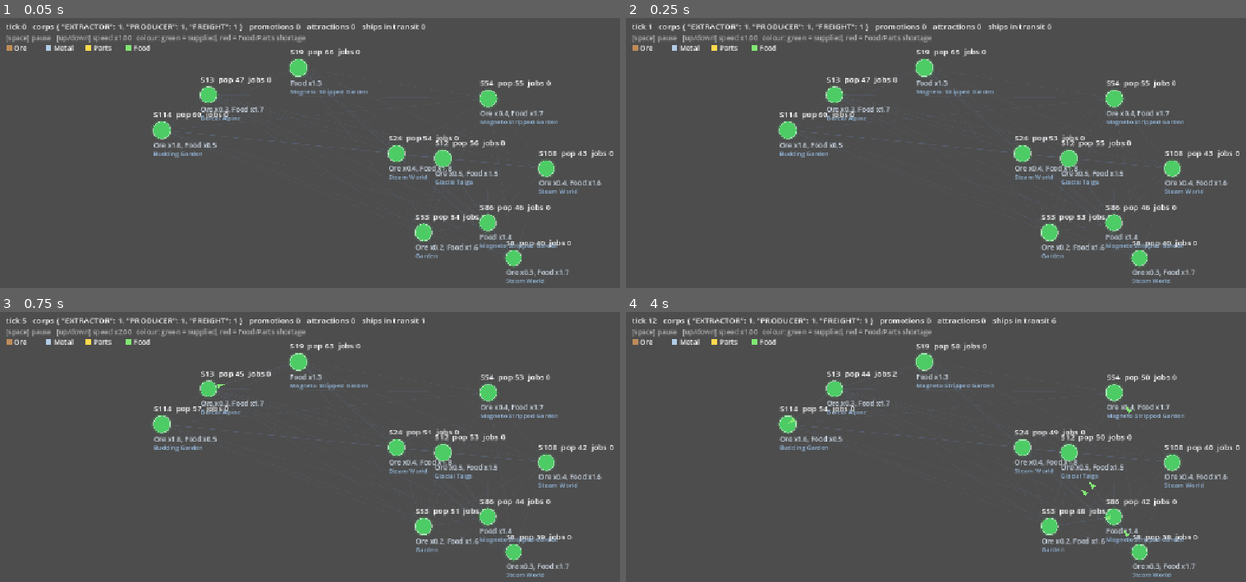
Above: before the commit, frames 1-4 (two rows, left to right).
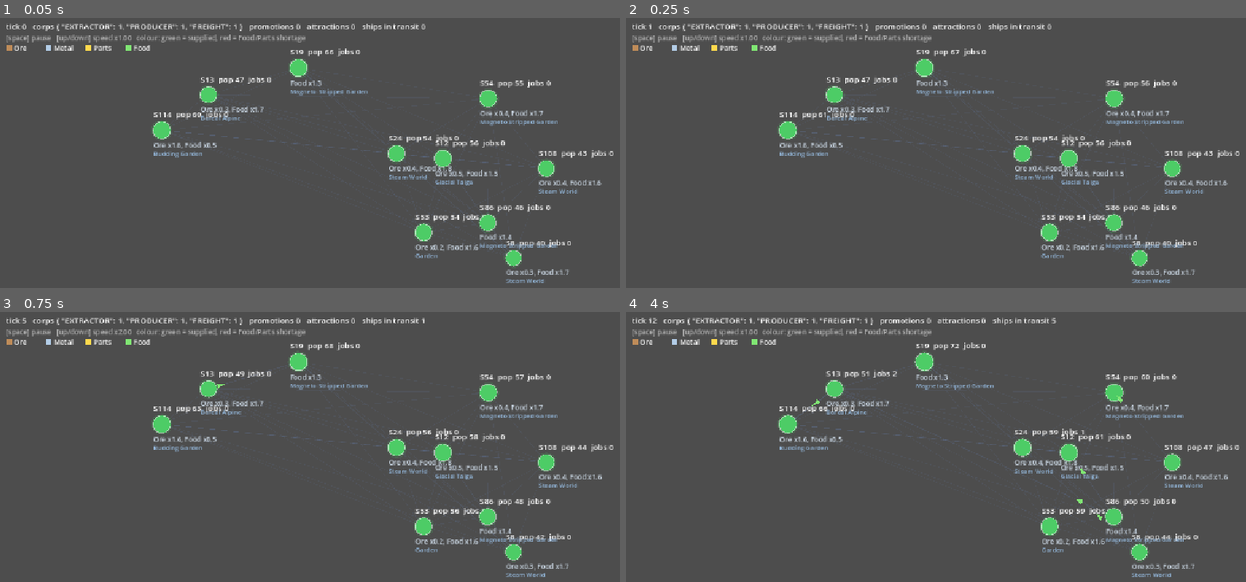
Above: after the commit, the same moments.

Repository: ElectroEsper/galaxy-generator
Game: Godot game, scene res://economy_proto/economy_view.tscn
The game is run twice, just before and just after one commit, with the same random seed, the same clock (stepped at 60 frames per second) and the same inputs. This scene is started directly instead of the project's main scene.
Inputs:
- Up to frame 1 (0.05 s): no input
- Up to frame 2 (0.25 s): no input
- Up to frame 3 (0.75 s): tap Enter at 0.5 s; hold Up from 0.53 s (still down)
- Up to frame 4 (4 s): tap Space at 0.77, 1.25, 1.52, 2.75, 3.02, 3.77 s; release Up at 1.28 s; hold Down 1.28-2.03 s; tap Enter at 2, 3.5 s; hold Up 2.03-3.53 s; hold Down from 3.53 s (still down)

Frame 1 is identical in both runs. In frame 2, 0.3% of the frame differs, in the area x 24-99%, y 11-98%; in frame 3, 2.1%; in frame 4, 3.1%, in the area x 24-99%, y 2-99%.

Commit message:
Growth drivers (births, maintenance demand), CSV logging and result graphs
Co-Authored-By: Claude Sonnet 5.5 <noreply@anthropic.com>
Claude-Session: https://claude.ai/code/session_011shSnrHMjVZ7qaqpxEfch4

Diff:
--- /dev/null
+++ b/docs/economy_results/run_growth0.csv
@@ -0,0 +1,151 @@
+tick,pop,colonies_with_jobs,in_shortage,avg_ore,avg_metal,avg_parts,avg_food,extractors,producers,freight,facilities,ships,promotions,attractions
+4,5370,0,0,1.00,1.00,1.62,4.18,1,1,1,0,0,0,0
+8,5187,1,0,1.00,1.00,2.10,6.45,1,1,1,3,0,0,0
+12,5019,1,0,1.00,1.00,2.40,8.58,1,1,1,4,3,0,0
+16,4865,2,0,1.00,1.00,2.59,11.65,1,1,1,5,7,0,0
+20,4724,2,16,1.00,1.00,2.72,20.82,1,1,1,8,11,0,0
+24,4596,2,25,1.00,1.00,2.80,28.18,2,1,1,12,15,0,1
+28,4481,2,24,1.00,1.00,2.86,30.06,4,1,1,21,19,0,3
+32,4381,2,23,1.00,1.00,2.90,30.38,8,1,1,33,23,0,7
+36,4299,2,28,1.00,1.00,2.93,32.33,12,1,1,52,25,0,11
+40,4234,2,31,1.00,1.00,2.96,34.61,15,1,1,63,25,1,13
+44,4178,2,31,1.00,1.04,2.98,37.19,15,1,1,66,25,1,13
+48,4128,2,33,1.00,1.09,3.01,38.33,15,1,1,66,25,1,13
+52,4081,2,36,1.00,1.12,3.08,40.37,15,1,1,66,25,1,13
+56,4038,2,38,1.00,1.16,3.20,42.62,15,1,1,66,25,1,13
+60,3998,2,36,1.00,1.30,3.35,43.14,15,1,1,65,25,1,13
+64,3961,2,39,1.00,1.46,3.34,45.28,15,1,1,66,25,1,13
+68,3928,2,36,1.05,1.21,3.49,44.36,15,1,1,68,25,1,13
+72,3899,2,47,1.10,1.26,3.37,43.32,15,1,1,71,25,1,13
+76,3873,2,43,1.12,1.40,3.43,42.46,15,1,1,71,25,1,13
+80,3850,2,42,1.13,1.63,3.52,43.73,15,1,1,72,25,1,13
+84,3829,2,39,1.17,1.40,3.53,41.83,15,1,1,73,25,1,13
+88,3810,2,35,1.25,1.37,3.54,38.40,15,1,1,73,25,1,13
+92,3793,2,31,1.25,1.37,3.56,36.36,16,1,1,74,25,2,13
+96,3777,2,26,1.25,1.38,3.58,32.73,16,1,1,74,25,2,13
+100,3763,2,20,1.24,1.38,3.60,29.51,16,2,1,74,25,2,14
+104,3749,2,17,1.24,1.38,3.62,26.87,17,2,1,75,25,3,14
+108,3738,2,15,1.22,1.38,3.66,22.68,17,2,1,75,25,3,14
+112,3725,2,10,1.19,1.34,3.72,18.61,17,1,1,64,25,3,14
+116,3709,2,11,1.13,1.25,3.99,18.09,17,1,1,64,25,3,14
+120,3695,2,11,1.08,1.23,3.91,18.27,17,3,1,67,25,3,16
+124,3683,2,11,1.06,1.22,3.92,17.97,18,5,1,71,25,4,18
+128,3675,2,9,1.18,1.18,3.94,18.12,18,5,1,73,25,4,18
+132,3668,2,11,1.21,1.17,3.96,18.27,18,5,1,73,25,4,18
+136,3661,2,14,1.22,1.17,3.99,18.26,18,6,1,73,25,4,19
+140,3655,2,11,1.23,1.16,4.02,18.02,18,6,1,74,25,4,19
+144,3651,2,9,1.22,1.22,4.05,17.92,18,6,1,75,25,4,19
+148,3647,2,9,1.22,1.24,4.14,17.44,19,8,1,77,25,5,21
+152,3646,2,7,1.25,1.25,4.27,16.95,19,8,1,83,25,5,21
+156,3649,2,7,1.23,1.33,4.61,16.74,19,8,1,89,25,5,21
+160,3654,2,6,1.21,1.41,4.54,16.85,19,8,1,92,25,5,21
+164,3660,2,5,1.19,1.38,4.55,16.06,19,8,1,92,25,5,22
+168,3666,2,1,1.17,1.36,4.56,15.76,19,7,1,90,25,5,22
+172,3670,2,1,1.15,1.35,4.58,15.47,19,7,1,90,25,5,22
+176,3675,2,1,1.14,1.29,4.60,15.25,19,7,1,92,25,5,22
+180,3680,2,0,1.13,1.27,4.62,15.18,20,8,1,93,25,6,23
+184,3685,2,0,1.13,1.26,4.65,14.82,20,8,1,93,25,6,23
+188,3689,2,0,1.12,1.25,4.72,14.84,20,8,1,93,25,6,23
+192,3694,2,0,1.11,1.24,4.83,14.28,20,8,1,94,25,6,23
+196,3698,2,0,1.10,1.30,4.87,14.37,20,7,1,93,25,6,23
+200,3703,2,0,1.09,1.30,4.96,14.46,20,9,1,96,25,6,25
+204,3708,2,0,1.09,1.26,4.99,14.58,20,9,1,97,25,6,26
+208,3714,2,0,1.09,1.24,5.04,14.56,20,10,1,100,25,6,27
+212,3715,2,0,1.10,1.22,5.17,14.47,20,10,1,63,25,6,27
+216,3699,2,0,1.11,1.23,5.35,14.56,20,10,1,64,25,6,27
+220,3685,2,0,1.11,1.22,5.38,14.64,20,10,1,66,25,6,27
+224,3673,2,1,1.10,1.21,5.46,14.72,20,10,1,67,25,6,27
+228,3663,2,0,1.09,1.21,5.64,14.56,21,10,1,68,25,7,27
+232,3653,2,0,1.09,1.20,5.66,14.45,21,10,1,68,25,7,27
+236,3634,2,1,1.09,1.19,5.67,14.51,21,10,1,44,25,7,27
+240,3612,2,1,1.08,1.18,5.68,14.57,21,10,1,44,25,7,27
+244,3592,2,1,1.08,1.17,5.70,14.62,22,10,1,45,25,8,27
+248,3573,2,1,1.07,1.15,5.71,14.67,22,9,1,43,25,8,27
+252,3554,2,1,1.06,1.13,5.74,14.71,22,7,1,37,25,8,27
+256,3534,2,1,1.05,1.11,5.77,14.76,22,6,1,35,25,8,27
+260,3514,2,1,1.04,1.10,5.83,14.80,22,6,1,35,25,8,27
+264,3496,2,1,1.03,1.09,5.90,14.83,22,6,1,35,25,8,27
+268,3479,2,1,1.02,1.10,5.93,14.87,22,6,1,35,25,8,27
+272,3463,2,2,1.02,1.09,6.03,14.90,22,5,1,33,25,8,27
+276,3446,2,2,1.02,1.09,6.19,14.72,22,4,1,31,25,8,27
+280,3430,1,1,1.02,1.09,6.21,14.53,22,4,1,25,25,8,27
+284,3404,1,1,1.02,1.10,6.17,14.56,22,4,1,8,25,8,27
+288,3377,1,2,1.02,1.11,6.17,14.58,22,4,1,9,25,8,27
+292,3354,1,2,1.03,1.10,6.23,14.60,22,4,1,10,25,8,27
+296,3333,2,2,1.04,1.12,6.14,13.96,22,4,1,12,25,8,27
+300,3315,2,2,1.04,1.14,6.13,13.98,22,4,1,12,25,8,27
+304,3298,2,2,1.05,1.17,6.11,13.99,22,4,1,13,25,8,27
+308,3283,2,1,1.06,1.18,6.12,13.46,22,4,1,13,25,8,27
+312,3269,2,0,1.06,1.18,6.12,13.41,22,4,1,13,25,8,27
+316,3256,2,0,1.06,1.19,6.13,13.43,22,4,1,13,25,8,27
+320,3244,2,0,1.06,1.19,6.14,13.44,22,4,1,13,25,8,27
+324,3234,2,0,1.06,1.19,6.14,13.45,22,4,1,13,25,8,27
+328,3224,2,0,1.07,1.19,6.16,13.47,22,4,1,13,25,8,27
+332,3214,2,0,1.07,1.19,6.17,13.48,22,4,1,13,25,8,27
+336,3206,2,0,1.07,1.19,6.20,13.50,22,4,1,13,25,8,27
+340,3195,1,1,1.06,1.17,6.25,13.24,22,3,1,8,25,8,27
+344,3185,1,1,1.05,1.16,6.27,13.26,22,3,1,8,25,8,27
+348,3175,1,0,1.05,1.14,6.43,13.28,22,1,1,2,25,8,27
+352,3163,1,0,1.04,1.10,6.48,13.30,22,1,1,2,25,8,27
+356,3151,1,0,1.03,1.08,6.62,13.32,22,1,1,2,25,8,27
+360,3141,1,0,1.03,1.06,6.61,13.11,22,1,1,2,25,8,27
+364,3131,1,0,1.02,1.05,6.61,13.13,22,1,1,2,25,8,27
+368,3122,0,0,1.02,1.04,6.62,13.16,22,0,1,0,25,8,27
+372,3113,1,1,1.01,1.03,6.62,13.16,23,0,1,1,25,9,27
+376,3105,1,1,1.00,1.02,6.62,13.16,23,0,1,1,25,9,27
+380,3097,1,1,1.00,1.01,6.62,13.16,23,0,1,1,25,9,27
+384,3090,1,1,1.00,1.01,6.62,13.16,23,0,1,1,25,9,27
+388,3084,1,1,1.00,1.00,6.62,13.16,23,0,1,1,25,9,27
+392,3078,0,1,1.00,1.00,6.62,13.17,23,0,1,0,25,9,27
+396,3072,0,1,1.00,1.00,6.62,13.17,23,0,1,0,25,9,27
+400,3066,0,1,1.00,1.00,6.62,13.17,23,0,1,0,25,9,27
+404,3061,0,1,1.00,1.00,6.62,13.17,23,0,1,0,25,9,27
+408,3056,0,1,1.00,1.00,6.62,13.17,23,0,1,0,25,9,27
+412,3052,0,1,1.00,1.00,6.62,13.17,23,0,1,0,25,9,27
+416,3048,0,1,1.00,1.00,6.62,13.17,23,0,1,0,25,9,27
+420,3044,0,1,1.00,1.00,6.62,13.17,23,0,1,0,25,9,27
+424,3041,0,1,1.00,1.00,6.62,13.17,23,0,1,0,25,9,27
+428,3037,0,1,1.00,1.00,6.62,13.17,23,0,1,0,25,9,27
+432,3035,0,1,1.00,1.00,6.62,13.17,23,0,1,0,25,9,27
+436,3032,0,1,1.00,1.00,6.62,13.17,23,0,1,0,25,9,27
+440,3029,0,1,1.00,1.00,6.62,13.17,23,0,1,0,25,9,27
+444,3027,0,1,1.00,1.00,6.62,13.17,23,0,1,0,25,9,27
+448,3025,0,1,1.00,1.00,6.62,13.17,23,0,1,0,25,9,27
+452,3023,0,1,1.00,1.00,6.62,13.17,23,0,1,0,25,9,27
+456,3021,0,1,1.00,1.00,6.62,13.17,23,0,1,0,25,9,27
+460,3020,0,1,1.00,1.00,6.62,13.18,23,0,1,0,25,9,27
+464,3018,0,1,1.00,1.00,6.62,13.18,23,0,1,0,25,9,27
+468,3017,0,1,1.00,1.00,6.62,13.18,23,0,1,0,25,9,27
+472,3015,0,1,1.00,1.00,6.62,13.18,23,0,1,0,25,9,27
+476,3014,0,1,1.00,1.00,6.63,13.18,23,0,1,0,25,9,27
+480,3013,0,0,1.00,1.00,6.63,12.36,23,0,1,0,25,9,27
+484,3012,0,0,1.00,1.00,6.63,12.24,23,0,1,0,25,9,27
+488,3011,0,0,1.00,1.00,6.63,12.16,23,0,1,0,25,9,27
+492,3010,0,0,1.00,1.00,6.63,12.16,23,0,1,0,25,9,27
+496,3009,0,0,1.00,1.00,6.63,12.16,23,0,1,0,25,9,27
+500,3009,0,0,1.00,1.00,6.63,12.16,23,0,1,0,25,9,27
+504,3008,0,0,1.00,1.00,6.63,12.16,23,0,1,0,25,9,27
+508,3007,0,0,1.00,1.00,6.63,12.16,23,0,1,0,25,9,27
+512,3007,0,0,1.00,1.00,6.63,12.16,23,0,1,0,25,9,27
+516,3006,0,0,1.00,1.00,6.63,12.16,23,0,1,0,25,9,27
+520,3006,0,0,1.00,1.00,6.63,12.16,23,0,1,0,25,9,27
+524,3005,0,0,1.00,1.00,6.63,12.16,23,0,1,0,25,9,27
+528,3005,0,0,1.00,1.00,6.63,12.16,23,0,1,0,25,9,27
+532,3005,0,0,1.00,1.00,6.63,12.16,23,0,1,0,25,9,27
+536,3004,0,0,1.00,1.00,6.63,12.16,23,0,1,0,25,9,27
+540,3004,0,0,1.00,1.00,6.63,12.16,23,0,1,0,25,9,27
+544,3004,0,0,1.00,1.00,6.63,12.16,23,0,1,0,25,9,27
+548,3003,0,0,1.00,1.00,6.63,12.16,23,0,1,0,25,9,27
+552,3003,0,0,1.00,1.00,6.63,12.16,23,0,1,0,25,9,27
+556,3003,0,0,1.00,1.00,6.63,12.16,23,0,1,0,25,9,27
+560,3003,0,0,1.00,1.00,6.63,12.16,23,0,1,0,25,9,27
+564,3002,0,0,1.00,1.00,6.63,12.16,23,0,1,0,25,9,27
+568,3002,0,0,1.00,1.00,6.63,12.16,23,0,1,0,25,9,27
+572,3002,0,0,1.00,1.00,6.63,12.16,23,0,1,0,25,9,27
+576,3002,0,0,1.00,1.00,6.63,12.16,23,0,1,0,25,9,27
+580,3002,0,0,1.00,1.00,6.63,12.16,23,0,1,0,25,9,27
+584,3002,0,0,1.00,1.00,6.63,12.16,23,0,1,0,25,9,27
+588,3001,0,0,1.00,1.00,6.63,12.16,23,0,1,0,25,9,27
+592,3001,0,0,1.00,1.00,6.63,12.16,23,0,1,0,25,9,27
+596,3001,0,0,1.00,1.00,6.63,12.16,23,0,1,0,25,9,27
+600,3001,0,0,1.00,1.00,6.63,12.16,23,0,1,0,25,9,27
--- /dev/null
+++ b/docs/economy_results/run_growth1.csv
@@ -0,0 +1,151 @@
+tick,pop,colonies_with_jobs,in_shortage,avg_ore,avg_metal,avg_parts,avg_food,extractors,producers,freight,facilities,ships,promotions,attractions
+4,5684,0,0,1.00,1.05,1.66,4.33,1,1,1,0,0,0,0
+8,5799,1,0,1.00,1.16,2.21,7.10,1,1,1,3,0,0,0
+12,5915,1,0,1.00,1.26,2.62,10.95,1,1,1,4,3,0,0
+16,5966,1,21,1.00,1.35,2.95,28.17,1,1,1,6,7,0,0
+20,5931,2,26,1.00,1.43,3.22,34.02,1,1,1,9,11,0,0
+24,5890,2,39,1.00,1.48,3.47,40.81,4,1,1,16,15,0,3
+28,5817,2,44,1.00,1.56,3.71,52.73,8,1,1,31,19,0,7
+32,5708,2,69,1.00,1.66,4.05,63.43,12,1,1,51,23,1,10
+36,5564,2,76,1.00,1.94,5.26,74.25,17,1,1,75,25,2,14
+40,5381,2,86,1.06,1.93,4.72,84.27,21,1,1,102,25,2,18
+44,5211,2,82,1.14,1.96,4.88,84.83,24,1,1,117,25,2,21
+48,5064,2,83,1.17,2.02,5.04,83.98,24,1,1,117,25,2,21
+52,4936,2,83,1.25,2.01,5.27,82.53,24,4,1,121,25,2,24
+56,4818,4,83,1.30,2.32,6.21,81.41,24,8,1,129,25,2,28
+60,4720,5,79,1.49,2.48,5.96,78.76,24,12,1,139,25,2,32
+64,4642,6,82,1.51,3.15,7.50,76.20,24,16,1,153,25,2,36
+68,4573,7,81,1.74,3.26,7.79,74.95,26,20,1,171,25,4,40
+72,4519,8,79,2.20,3.85,8.31,72.89,26,24,1,192,25,4,44
+76,4491,9,77,2.62,4.17,9.88,69.83,27,28,1,224,25,5,48
+80,4489,11,75,3.21,4.65,10.89,69.26,27,32,1,279,25,5,52
+84,4526,11,74,3.60,5.00,10.40,69.02,27,32,1,371,25,5,52
+88,4606,11,67,4.30,5.03,10.94,64.27,27,32,1,403,25,5,52
+92,4704,13,67,3.81,5.51,9.65,58.48,27,32,1,425,25,5,52
+96,4829,13,66,5.02,6.51,10.25,50.32,27,32,1,472,25,5,52
+100,4978,14,63,4.87,7.60,12.61,45.37,27,32,1,502,25,5,52
+104,5139,16,58,4.73,8.67,14.46,41.16,27,32,1,541,25,5,52
+108,5311,19,57,6.23,11.55,14.06,38.51,27,32,1,582,25,5,52
+112,5480,21,57,5.62,14.17,17.44,41.01,28,31,1,604,25,5,53
+116,5644,24,64,6.04,18.37,20.57,41.81,28,31,1,648,25,5,53
+120,5783,25,68,7.92,14.43,23.16,46.74,28,31,1,691,25,5,53
+124,5895,27,73,7.05,12.17,24.72,47.95,29,30,1,710,25,6,53
+128,6015,27,74,7.94,14.79,26.22,49.11,29,30,1,761,25,6,53
+132,6126,29,79,8.14,15.56,27.34,49.92,29,30,1,783,25,6,53
+136,6233,30,82,8.53,17.71,27.93,50.65,29,30,1,803,25,6,53
+140,6334,31,85,10.29,23.03,29.52,51.96,29,30,1,824,25,6,53
+144,6418,36,86,13.23,25.36,28.80,53.85,29,30,1,875,25,6,53
+148,6484,39,88,11.45,32.94,33.96,57.19,29,30,1,917,25,6,53
+152,6567,41,88,12.24,41.81,34.30,57.55,29,30,1,975,25,6,53
+156,6660,45,89,15.50,48.31,37.95,58.48,30,29,1,999,25,6,54
+160,6742,48,90,19.79,54.16,39.83,58.84,30,29,1,1077,25,6,54
+164,6854,51,93,18.65,62.77,45.07,60.27,31,27,1,1112,25,6,55
+168,6967,55,95,21.87,63.12,47.72,61.79,32,27,1,1153,25,7,55
+172,7075,58,96,24.40,62.95,50.61,62.30,32,27,1,1178,25,7,55
+176,7178,61,97,24.50,62.12,53.68,64.41,32,27,1,1219,25,7,55
+180,7273,64,98,28.56,63.31,54.63,66.74,32,27,1,1248,25,7,55
+184,7360,67,99,29.80,63.67,57.04,69.92,32,27,1,1274,25,7,55
+188,7431,70,100,31.24,59.74,60.88,73.73,32,27,1,1265,25,7,55
+192,7486,70,100,30.92,60.38,63.57,75.13,32,27,1,1283,25,7,56
+196,7522,74,99,32.11,59.59,64.93,77.10,32,27,1,1306,25,7,56
+200,7561,76,99,34.15,59.78,68.79,79.44,32,27,1,1342,25,7,56
+204,7619,78,99,34.53,59.41,73.78,81.66,32,27,1,1387,25,7,56
+208,7690,81,99,33.63,57.06,74.81,84.17,32,27,1,1463,25,7,56
+212,7791,84,99,33.78,56.99,76.94,86.61,32,27,1,1539,25,7,56
+216,7917,87,100,34.41,53.44,80.68,88.32,32,27,1,1627,25,7,56
+220,8049,92,100,38.64,50.31,80.40,90.52,32,27,1,1664,25,7,56
+224,8174,94,100,38.06,49.64,81.09,92.86,32,27,1,1674,25,7,56
+228,8281,97,100,38.35,45.35,88.61,94.46,32,27,1,1717,25,7,56
+232,8383,99,100,38.34,46.21,87.07,95.92,32,27,1,1725,25,7,56
+236,8472,99,100,39.77,47.00,87.53,97.10,32,27,1,1753,25,7,56
+240,8555,98,100,39.92,48.05,89.09,97.80,32,27,1,1742,25,7,56
+244,8622,97,100,39.06,47.14,90.34,97.79,32,27,1,1740,25,7,56
+248,8656,94,100,39.76,46.08,86.38,97.78,32,27,1,1682,25,7,56
+252,8683,95,100,36.53,44.61,87.85,97.77,32,27,1,1713,25,7,56
+256,8717,97,100,36.88,45.92,86.52,97.76,32,27,1,1756,25,7,56
+260,8754,95,100,37.64,46.51,86.36,97.75,32,27,1,1766,25,7,56
+264,8788,92,100,38.14,46.05,87.97,97.64,32,27,1,1756,25,7,56
+268,8819,93,100,40.01,45.00,87.28,97.33,32,27,1,1780,25,7,56
+272,8852,93,100,39.05,47.56,86.88,97.11,32,27,1,1790,25,7,56
+276,8884,95,100,39.69,41.82,86.49,96.71,32,27,1,1778,25,7,56
+280,8909,95,100,40.18,41.11,88.61,96.53,32,27,1,1785,25,7,56
+284,8934,95,100,42.07,43.23,84.56,96.44,32,27,1,1756,25,7,56
+288,8949,96,100,42.45,43.05,87.01,96.40,32,27,1,1780,25,7,56
+292,8961,98,100,42.50,44.01,84.64,96.40,32,27,1,1784,25,7,56
+296,8966,98,100,43.82,44.88,86.78,96.41,32,27,1,1780,25,7,56
+300,8973,97,100,42.24,46.30,84.93,96.45,32,27,1,1768,25,7,56
+304,8986,97,100,42.28,47.16,86.76,96.78,32,27,1,1813,25,7,56
+308,9005,97,100,41.68,49.81,83.98,96.85,32,27,1,1809,25,7,56
+312,9032,97,100,42.56,50.67,81.37,96.93,32,27,1,1814,25,7,56
+316,9055,96,100,41.86,48.05,81.95,97.02,32,27,1,1792,25,7,56
+320,9062,96,100,40.36,50.19,78.82,97.09,32,27,1,1758,25,7,56
+324,9051,95,100,39.47,47.25,78.88,97.13,32,27,1,1745,25,7,56
+328,9041,95,100,40.61,46.18,80.06,97.14,32,27,1,1744,25,7,56
+332,9028,94,100,41.70,47.03,78.78,97.12,32,27,1,1709,25,7,56
+336,9004,95,100,41.42,46.40,77.17,96.77,32,27,1,1687,25,7,56
+340,8981,93,100,39.05,44.69,77.20,96.52,32,27,1,1681,25,7,56
+344,8957,93,100,39.40,41.87,76.64,96.37,32,27,1,1680,25,7,56
+348,8933,91,100,38.34,43.67,76.40,96.28,32,27,1,1664,25,7,56
+352,8911,92,100,37.70,41.05,75.87,96.25,32,27,1,1670,25,7,56
+356,8891,92,100,38.39,42.13,74.83,96.28,32,27,1,1672,25,7,56
+360,8867,92,100,39.27,41.83,77.85,96.68,32,27,1,1658,25,7,56
+364,8810,92,100,38.48,45.60,74.63,97.11,32,27,1,1656,25,7,56
+368,8760,93,100,41.04,44.23,74.44,96.99,32,27,1,1662,25,7,56
+372,8717,92,100,39.26,44.28,77.42,96.77,32,27,1,1658,25,7,56
+376,8686,93,100,39.35,41.90,78.46,96.42,32,27,1,1683,25,7,56
+380,8663,93,100,38.52,41.77,75.42,96.00,32,27,1,1684,25,7,56
+384,8646,93,100,37.65,44.70,73.17,96.35,32,27,1,1682,25,7,56
+388,8630,93,100,36.11,43.89,76.80,95.67,33,26,1,1639,25,8,56
+392,8616,90,100,37.31,43.15,72.32,95.86,33,26,1,1658,25,8,56
+396,8582,92,100,38.38,43.35,79.43,95.76,33,26,1,1669,25,8,56
+400,8544,94,100,38.84,42.00,78.88,96.04,33,26,1,1647,25,8,56
+404,8518,95,100,38.40,45.28,77.51,96.19,33,26,1,1680,25,8,56
+408,8504,96,100,40.29,40.18,79.04,96.72,33,26,1,1697,25,8,56
+412,8497,95,100,39.78,45.65,76.88,96.60,33,26,1,1697,25,8,56
+416,8490,95,100,41.81,39.46,79.80,96.91,33,26,1,1697,25,8,56
+420,8485,95,100,40.21,43.40,78.43,96.75,33,26,1,1697,25,8,56
+424,8485,93,100,39.36,47.48,74.87,96.58,33,26,1,1705,25,8,56
+428,8487,91,100,40.08,48.24,76.88,96.16,33,26,1,1706,25,8,56
+432,8493,92,100,41.88,46.34,78.97,95.98,33,26,1,1717,25,8,56
+436,8506,94,100,42.00,45.43,78.63,95.98,33,26,1,1722,25,8,56
+440,8516,94,100,42.22,46.47,77.75,96.15,33,26,1,1725,25,8,56
+444,8526,94,100,43.64,44.96,81.17,95.88,33,26,1,1726,25,8,56
+448,8532,94,100,43.22,49.75,78.77,95.68,33,26,1,1728,25,8,56
+452,8540,93,100,44.91,49.60,81.30,95.27,33,26,1,1724,25,8,56
+456,8546,94,100,45.55,49.37,77.22,95.32,33,26,1,1725,25,8,56
+460,8545,94,100,45.82,49.03,78.95,96.28,33,26,1,1706,25,8,56
+464,8546,93,100,47.44,49.19,80.73,96.58,33,26,1,1711,25,8,56
+468,8542,93,100,46.88,50.67,80.32,96.25,33,26,1,1673,25,8,56
+472,8530,91,100,46.30,53.06,77.08,96.08,33,26,1,1698,25,8,56
+476,8525,89,100,46.22,51.73,77.12,95.97,33,26,1,1698,25,8,56
+480,8521,90,100,48.02,48.43,76.80,95.89,33,26,1,1703,25,8,56
+484,8517,89,100,46.06,48.72,80.24,95.92,33,26,1,1702,25,8,56
+488,8513,88,100,46.87,50.23,80.04,96.19,33,26,1,1702,25,8,56
+492,8507,88,100,47.25,49.47,78.33,96.58,33,26,1,1673,25,8,56
+496,8489,88,100,46.37,51.34,79.11,96.63,33,26,1,1684,25,8,56
+500,8485,88,100,46.55,51.29,78.31,96.25,33,26,1,1698,25,8,56
+504,8490,90,100,48.13,47.40,81.48,95.82,33,26,1,1702,25,8,56
+508,8499,90,100,46.58,50.25,79.53,95.54,33,26,1,1709,25,8,56
+512,8508,88,100,46.50,49.84,79.50,95.08,33,26,1,1707,25,8,56
+516,8510,86,100,45.51,52.03,76.80,94.56,33,26,1,1667,25,8,56
+520,8502,86,100,44.94,51.45,77.85,94.00,33,26,1,1677,25,8,56
+524,8496,87,100,45.40,49.82,75.95,93.67,33,26,1,1666,25,8,56
+528,8490,86,100,45.86,50.67,75.75,93.74,33,26,1,1677,25,8,56
+532,8486,86,100,45.53,51.65,77.86,93.44,33,26,1,1673,25,8,56
+536,8478,86,100,46.68,49.61,77.92,93.35,33,26,1,1678,25,8,56
+540,8476,88,100,48.41,45.66,79.25,93.39,33,26,1,1691,25,8,56
+544,8462,87,100,48.82,45.51,79.00,93.43,33,26,1,1660,25,8,56
+548,8443,86,100,47.09,48.72,80.31,93.87,33,26,1,1643,25,8,56
+552,8420,86,100,47.21,48.85,76.79,93.68,33,26,1,1644,25,8,56
+556,8402,87,100,48.37,51.84,75.10,93.48,33,26,1,1653,25,8,56
+560,8387,86,100,49.25,57.93,75.57,93.38,33,26,1,1651,25,8,56
+564,8369,86,100,51.33,54.62,75.43,93.42,33,26,1,1621,25,8,56
+568,8356,87,100,51.39,54.69,75.35,93.52,33,26,1,1651,25,8,56
+572,8347,86,100,52.67,53.19,76.27,93.54,33,26,1,1650,25,8,56
+576,8340,87,100,51.57,52.26,75.76,93.23,33,26,1,1659,25,8,56
+580,8343,88,100,50.30,51.77,75.90,93.37,33,26,1,1663,25,8,56
+584,8351,87,100,49.15,55.05,78.70,93.17,33,26,1,1655,25,8,56
+588,8352,86,100,46.06,54.38,76.63,93.07,33,26,1,1655,25,8,56
+592,8354,86,100,44.98,54.54,77.56,93.04,33,26,1,1667,25,8,56
+596,8373,88,100,45.84,50.02,78.82,93.09,33,26,1,1703,25,8,56
+600,8401,88,100,46.38,49.37,77.84,93.48,33,26,1,1707,25,8,56
--- a/economy_proto/colony_market.gd
+++ b/economy_proto/colony_market.gd
@@ -17,6 +17,7 @@
 var max_pop : float = 400.0        # habitability ceiling (from the planet in the real game)
 var facility_count : int = 0       # facilities built here (kept in sync by Corporation)
 var requests : Array = []          # input requests posted by producers this tick (served by Freight)
+var growth_enabled : bool = true   # births + maintenance demand (false = PR #8 baseline behaviour)
 var jobs : float = 0.0             # facilities operating here (set by the sim each tick)
 var local_cash : float = 0.0       # profit accrued by the colony's informal local business
 var planet_label : String = ""       # planet class, shown by the view
@@ -37,6 +38,10 @@
 const USE_FLOOR := 0.02            # tiny, so a 100-colony map doesn't invent phantom demand
 const BASE_SELF_POP := 30.0
 const JOBS_PER_FACILITY := 8.0
+const MAINT_METAL_PER_POP := 0.004
+const MAINT_PARTS_PER_FACILITY := 0.08
+const BIRTH_RATE := 0.008
+const DEATH_RATE := 0.02
 ## Subsistence: every colony feeds and equips its baseline population without any corporation.
 const SUBSISTENCE_FOOD := BASE_SELF_POP * 0.05
 const SUBSISTENCE_PARTS := BASE_SELF_POP * 0.012
@@ -56,10 +61,16 @@
 	return minf(BASE_SELF_POP + jobs * JOBS_PER_FACILITY, max_pop)
 
 func pop_demand(g : int) -> float:
+	var d : float = 0.0
 	match g:
-		Goods.FOOD: return pop * 0.05
-		Goods.PARTS: return pop * 0.012
-	return 0.0
+		Goods.FOOD: d = pop * 0.05
+		Goods.PARTS: d = pop * 0.012
+	if growth_enabled:
+		# Maintenance demand: buildings and facilities wear out and need Metal / Parts.
+		match g:
+			Goods.METAL: d += pop * MAINT_METAL_PER_POP
+			Goods.PARTS: d += facility_count * MAINT_PARTS_PER_FACILITY
+	return d
 
 func note_use(g : int, amount : float) -> void:
 	use_this_tick[g] = use_this_tick.get(g, 0.0) + amount
@@ -73,7 +84,15 @@
 			stock[g] += q
 			local_cash += q * (price[g] - Goods.RAW_COST[g])
 	# Abstract migration: population drifts toward what the local economy can employ.
-	pop += (target_pop() - pop) * 0.02
+	if growth_enabled:
+		# Births need food and room; starvation kills; jobs only ever attract migrants (no forced shrink).
+		var need : float = maxf(pop_demand(Goods.FOOD), 0.001)
+		var fed : float = clampf(stock[Goods.FOOD] / (need * 3.0), 0.0, 1.0)
+		pop += pop * BIRTH_RATE * fed * (1.0 - pop / max_pop) - pop * DEATH_RATE * (1.0 - fed)
+		pop += maxf(0.0, target_pop() - pop) * 0.02
+		pop = clampf(pop, 5.0, max_pop)
+	else:
+		pop += (target_pop() - pop) * 0.02
 	for g in Goods.ALL:
 		var take : float = minf(stock[g], pop_demand(g))
 		stock[g] -= take
--- a/economy_proto/corporation.gd
+++ b/economy_proto/corporation.gd
@@ -140,7 +140,8 @@
 		# Only shed capacity that is genuinely surplus; otherwise a price dip makes every
 		# facility close in the same tick and the market swings straight into shortage.
 		var surplus : bool = _regional(markets, "capacity", f.good) > _regional(markets, "use", f.good) * HEADROOM
-		if f.losing_ticks > CLOSE_AFTER and surplus:
+		# Chronic losers close regardless: an idle facility still costs upkeep and maintenance demand.
+		if (f.losing_ticks > CLOSE_AFTER and surplus) or f.losing_ticks > CLOSE_AFTER * 4:
 			facilities.erase(f)
 			f.colony.capacity[f.good] -= f.throughput()
 			f.colony.facility_count -= 1
--- a/economy_proto/economy_sim.gd
+++ b/economy_proto/economy_sim.gd
@@ -20,6 +20,7 @@
 @export var galaxy_colonies : int = 10
 @export var all_planets : bool = false     # true: every generated planet is a colony (galaxy_colonies = how many)
 var max_corps : int = 12
+var growth_enabled : bool = true
 const MAX_FREIGHT_CORPS := 4
 
 func _ready() -> void:
@@ -39,6 +40,8 @@
 		markets = GalaxyColonies.generate_all(galaxy_colonies) if all_planets else GalaxyColonies.generate(galaxy_stars, galaxy_colonies)
 	else:
 		_setup_handmade()
+	for c in markets:
+		c.growth_enabled = growth_enabled
 	_setup_corps()
 
 func _setup_corps() -> void:
@@ -172,3 +175,29 @@
 		if c.richness.get(g, 0.0) > 0.0 and c.facility_slots_free() > 0:
 			return true
 	return false
+
+## One row of time-series metrics (see METRIC_HEADER).
+const METRIC_HEADER := "tick,pop,colonies_with_jobs,in_shortage,avg_ore,avg_metal,avg_parts,avg_food,extractors,producers,freight,facilities,ships,promotions,attractions"
+func metrics_row() -> String:
+	var pop : float = 0.0
+	var jobs_n : int = 0
+	var short_n : int = 0
+	var avg : Dictionary = {}
+	for g in Goods.ALL:
+		avg[g] = 0.0
+	for c in markets:
+		pop += c.pop
+		if c.jobs > 0.0:
+			jobs_n += 1
+		if (c.price[Goods.FOOD] + c.price[Goods.PARTS]) / (2.0 * ColonyMarket.BASE_PRICE) > 2.0:
+			short_n += 1
+		for g in Goods.ALL:
+			avg[g] += c.price[g] / markets.size()
+	var ex : int = 0; var pr : int = 0; var fr : int = 0; var fac : int = 0; var ships : int = 0
+	for k in corps:
+		match k.kind:
+			Corporation.Kind.EXTRACTOR: ex += 1
+			Corporation.Kind.PRODUCER: pr += 1
+			Corporation.Kind.FREIGHT: fr += 1
+		fac += k.facilities.size(); ships += k.ships
+	return "%d,%.0f,%d,%d,%.2f,%.2f,%.2f,%.2f,%d,%d,%d,%d,%d,%d,%d" % [tick_count, pop, jobs_n, short_n, avg[Goods.ORE], avg[Goods.METAL], avg[Goods.PARTS], avg[Goods.FOOD], ex, pr, fr, fac, ships, promotions, attractions]
--- /dev/null
+++ b/economy_proto/run_headless_csv.gd
@@ -0,0 +1,28 @@
+extends SceneTree
+## Prints a CSV time series of the 100-planet test.
+##   godot --headless --path . --script res://economy_proto/run_headless_csv.gd -- growth=1 ticks=600
+## Lines starting with "CSV," are the data (header first).
+
+func _initialize() -> void:
+	var growth : bool = true
+	var ticks : int = 600
+	for a in OS.get_cmdline_user_args():
+		if a == "growth=0":
+			growth = false
+		elif a.begins_with("ticks="):
+			ticks = int(a.get_slice("=", 1))
+	var sim = load("res://economy_proto/economy_sim.gd").new()
+	sim.use_galaxy = true
+	sim.all_planets = true
+	sim.galaxy_colonies = 100
+	sim.max_corps = 60
+	sim.growth_enabled = growth
+	sim.auto_run = false
+	root.add_child(sim)
+	sim.setup()
+	print("CSV,", sim.METRIC_HEADER)
+	for t in ticks:
+		sim.step()
+		if t % 4 == 3:
+			print("CSV,", sim.metrics_row())
+	quit()
Binary file added: docs/economy_results/fig1_baseline_vs_growth.png
Binary file added: docs/economy_results/fig2_growth_detail.png
